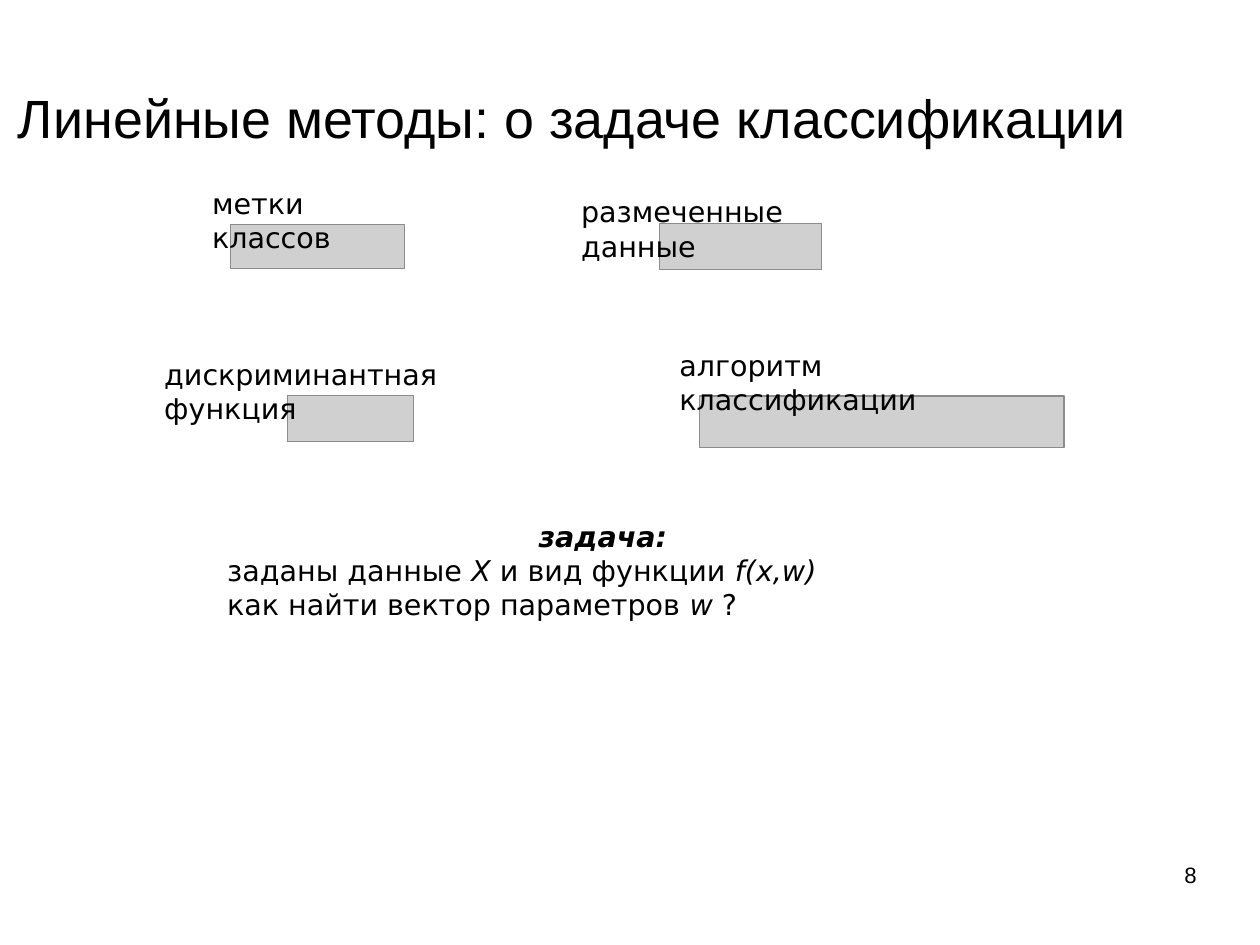
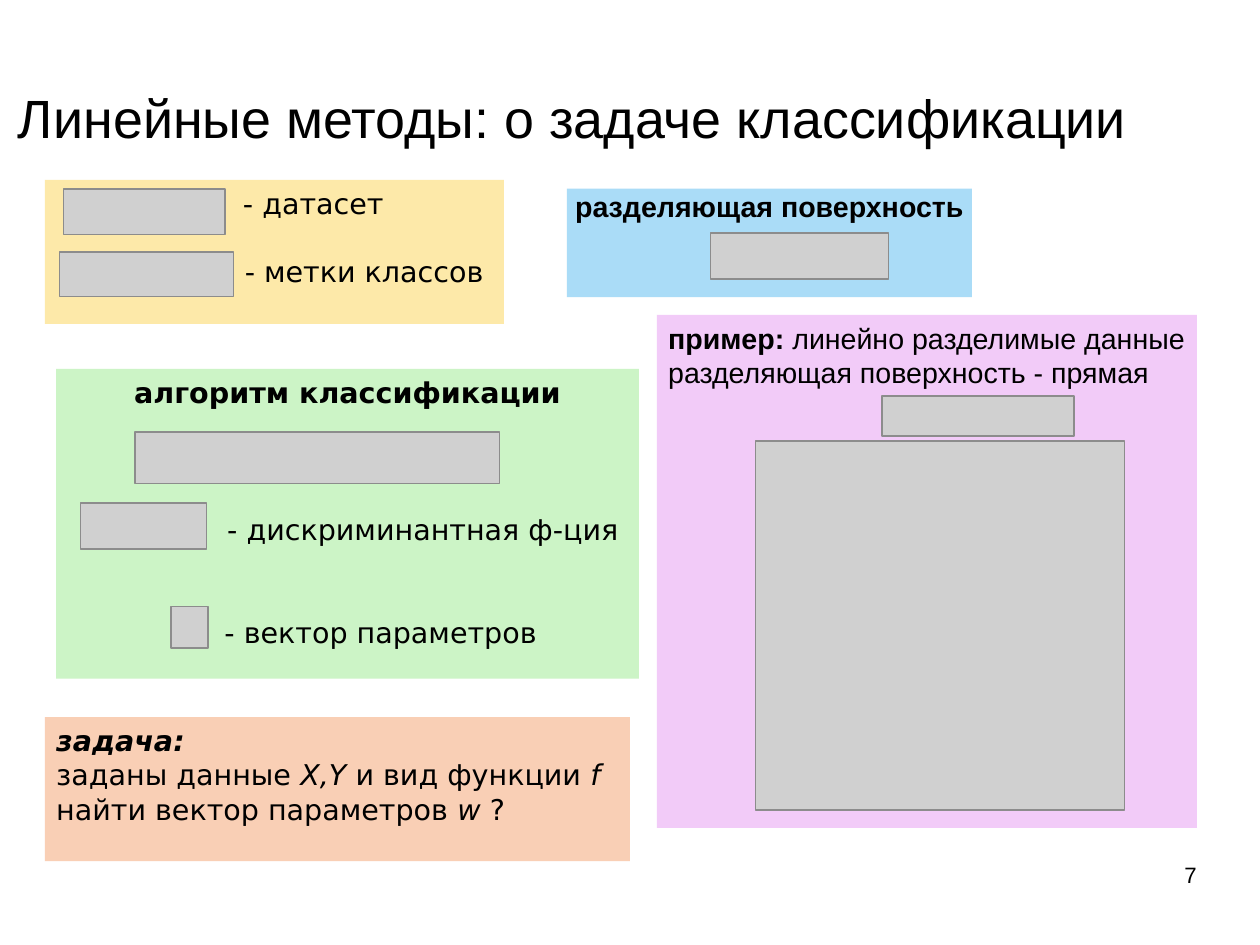
Before and after one commit to mechanoid5/ml_lectorium_legacy, a slide deck: slide 7 of 15-linear.odp (slide 8 before the commit). Drawn at 1260x945 pixels with LibreOffice and Linux fonts; fonts in the diff are those of the drawing; grey boxes stand for pictures; background and template pictures are left out. Boxes give left, top, right and bottom in pixels: in the first picture for what was removed or moved away, otherwise in the second. Text is boxed around its words. In the diff, an @@ line names an element or a change of style, - is before the commit and + after.

```diff
--- a/15-linear.odp
+++ b/15-linear.odp
@@ rectangle "- датасет": place and size @@
-rectangle "- датасет" at box(212, 198, 331, 254)
+rectangle "- датасет" at box(45, 180, 504, 324)
@@ rectangle "- датасет" at box(45, 180, 504, 324): fill none to #FDE9A9 @@
@@ picture added at box(63, 189, 224, 234) @@
@@ text in rectangle at box(262, 198, 484, 283): text changed @@
-метки классов
+- датасет
+- метки классов
@@ subtitle added at box(567, 189, 972, 297), fill #AADCF7, 18 pt, text #000000, bold @@
+разделяющая поверхность
@@ text removed at box(581, 206, 783, 262) @@
-размеченные данные
@@ picture: place and size @@
-picture at box(660, 224, 821, 270)
+picture at box(711, 233, 888, 279)
@@ picture: place and size @@
-picture at box(231, 224, 405, 269)
+picture at box(59, 252, 233, 296)
@@ rectangle added at box(657, 316, 1197, 829), fill #F2CBF8, 18 pt, text #000000 @@
+пример: линейно разделимые данные
+разделяющая поверхность - прямая
@@ rectangle added at box(56, 369, 639, 679), fill #CCF4C6, 18 pt, text #000000 @@
+алгоритм классификации
+- дискриминантная ф-ция
+- вектор параметров
@@ text removed at box(164, 369, 437, 425) @@
-дискриминантная функция
@@ text removed at box(679, 360, 916, 416) @@
-алгоритм классификации
@@ picture: place and size @@
-picture at box(700, 396, 1064, 447)
+picture at box(883, 396, 1075, 436)
@@ picture: place and size @@
-picture at box(288, 396, 415, 441)
+picture at box(135, 432, 500, 484)
@@ picture added at box(756, 441, 1125, 811) @@
@@ picture added at box(80, 503, 207, 549) @@
@@ picture added at box(172, 606, 209, 648) @@
@@ rectangle "задача:": place and size @@
-rectangle "задача:" at box(227, 531, 817, 621)
+rectangle "задача:" at box(45, 717, 630, 861)
@@ rectangle "задача:" at box(45, 717, 630, 861): fill none to #F9CFB5 @@
@@ text in rectangle at box(56, 735, 184, 755): alignment centre to left @@
@@ text in rectangle at box(56, 763, 600, 826): text changed @@
-заданы данные X и вид функции f(x,w)
-как найти вектор параметров w ?
+заданы данные X,Y и вид функции f
+найти вектор параметров w ?
@@ page number at box(1184, 867, 1196, 883): text changed @@
-8
+7
```
Also in this commit, not shown: 6 other slides changed, 6 slides removed, 2 other files.
